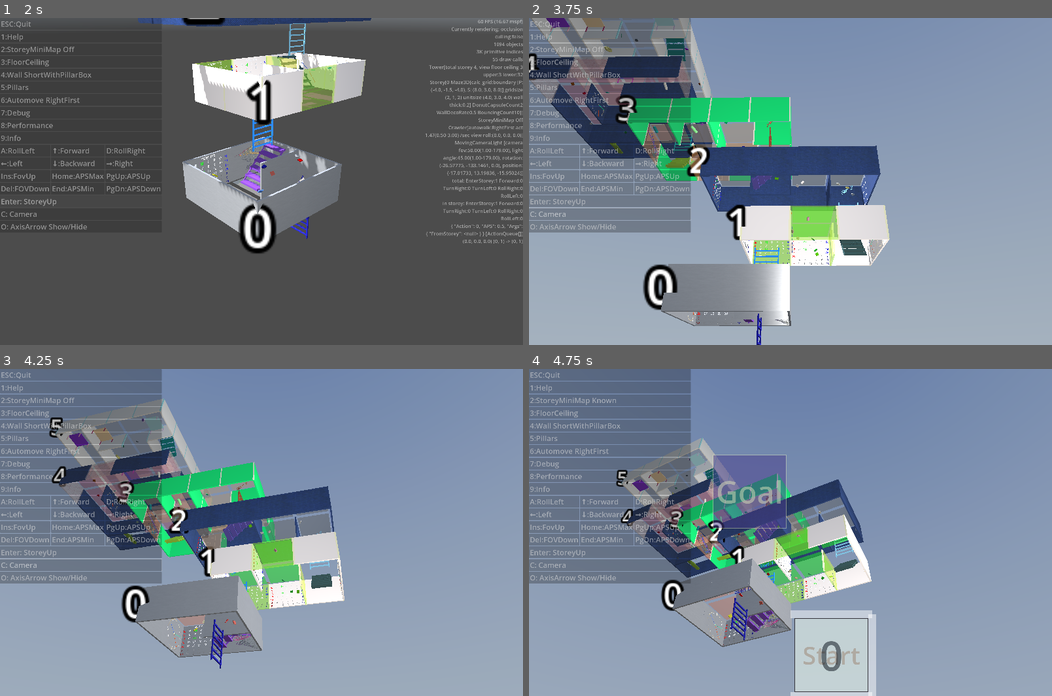
Above: before the commit, frames 1-4 (two rows, left to right).
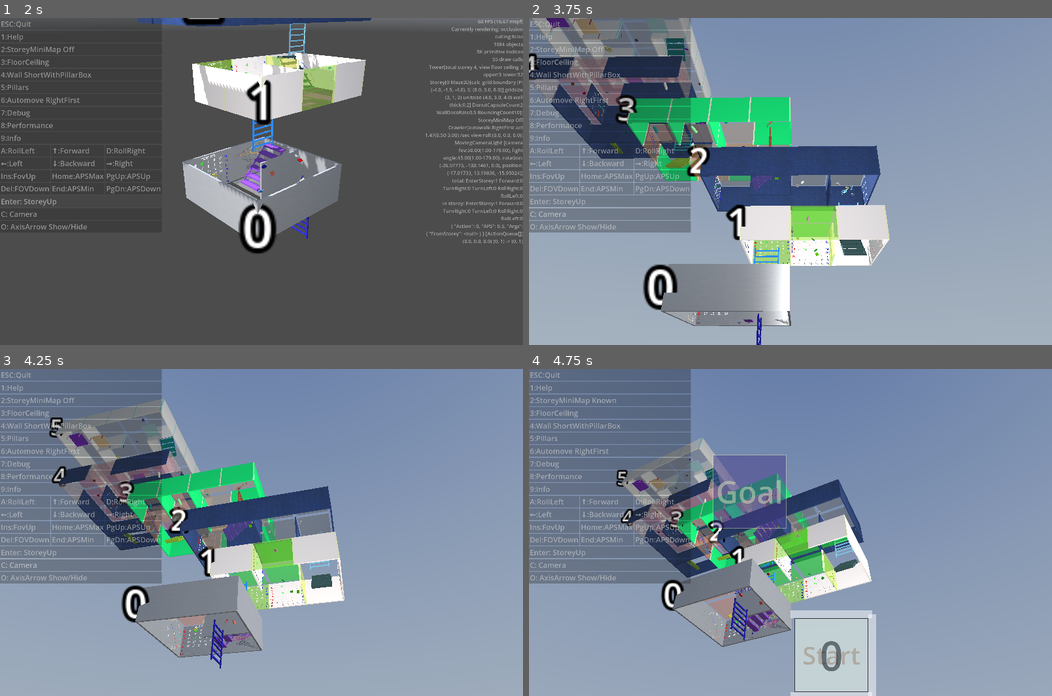
Above: after the commit, the same moments.

Repository: kasworld/gd4maze3d
Game: Godot game, scene res://main.tscn
Same seed, same stepped clock (60 frames per second), same inputs: the game is played once before the commit and once after it. A sky picture missing from this copy of the repository is replaced by a grey-blue gradient.
Inputs (mouse positions are in pixels of both pictures, inside the frame that each line leads up to):
- Up to frame 1 (2 s): click "Enter: StoreyUp" at 0.5 s; click "Enter: StoreyUp" at 1.25 s
- Up to frame 2 (3.75 s): tap Enter at 2 s; move the mouse to (905, 165) at 2.02 s; hold Right 2.03-2.78 s; tap Q at 2.1 s; click (905, 165) at 2.17 s; move the mouse to (685, 197) at 2.77 s; hold Down 2.78-3.53 s; tap E at 2.85 s; move the mouse to (842, 109) at 3.52 s; hold Right from 3.53 s (still down); tap 1 at 3.6 s
- Up to frame 3 (4.25 s): keep holding Right
- Up to frame 4 (4.75 s): move the mouse to (764, 597) at 4.27 s; release Right at 4.28 s; hold Up from 4.28 s (still down); tap 2 at 4.35 s; click (764, 597) at 4.42 s

Frame 1 is identical in both runs. In frame 2, 0.3% of the frame differs, in the area x 8-28%, y 0-20%; in frame 3, 0.2%; in frame 4, 0.2%.

Commit message:
rename to CalcAxisAlignInner

Diff:
--- a/lib/calc_grid_3d.gd
+++ b/lib/calc_grid_3d.gd
@@ -1,4 +1,15 @@
 class_name CalcGrid3D
+
+## axis : x:0, y:1, z:2, axis_sign : 1,0,-1
+static func CalcAxisAlignInner(aabb :AABB, inner_box_size :Vector3, axis :int, dir :int) -> float:
+	match dir:
+		-1: # align -
+			return aabb.position[axis] + inner_box_size[axis]/2
+		1: # align +
+			return aabb.end[axis] - inner_box_size[axis]/2
+		_: # align center
+			return aabb.get_center()[axis]
+
 
 var boundary :AABB
 var grid_size :Vector3i
--- a/storey/storey.gd
+++ b/storey/storey.gd
@@ -160,14 +160,19 @@
 
 func add_table4leg(posi_list :Array[Vector2i]) -> void:
 	var unit_size := maze3d.calc_grid.unit_size
-	for i in posi_list.size():
+	for posi in posi_list:
 		var t4l :Table4Leg = preload("res://table_4_leg/table_4_leg.tscn").instantiate()
 		t4l.init(
 			Vector3(unit_size.x/2,unit_size.y/50,unit_size.z/2),
 			Vector3(unit_size.x/50,unit_size.y/4,unit_size.z/50),
 			RandomColorIter.get_and_next(),RandomColorIter.get_and_next())
 		add_child(t4l)
-		t4l.position = maze3d.mazepos2storeypos(posi_list[i], -unit_size.y/2 + t4l.boundary.size.y/2)
+		var aabb := maze3d.calc_grid.cell_aabb_by_posi( Vector3i(posi.x, 0, posi.y) )
+		t4l.position = Vector3(
+			CalcGrid3D.CalcAxisAlignInner(aabb, t4l.boundary.size, 0, randi_range(-1,1) ),
+			CalcGrid3D.CalcAxisAlignInner(aabb, t4l.boundary.size, 1, -1 ),
+			CalcGrid3D.CalcAxisAlignInner(aabb, t4l.boundary.size, 2, randi_range(-1,1) )
+			)
 
 var bouncing_list :Array
 func add_bouncing(n :int, radius :float) -> void:
--- a/table_4_leg/table_4_leg.gd
+++ b/table_4_leg/table_4_leg.gd
@@ -28,15 +28,18 @@
 		var leg := make_box(leg_size,co_leg)
 		legs.append(leg)
 		add_child(leg)
-	legs[0].position = Vector3(calc_axis_align_inner(boundary, leg_size, 0, -1), calc_axis_align_inner(boundary, leg_size, 1, -1), calc_axis_align_inner(boundary, leg_size, 2, -1),)
-	legs[1].position = Vector3(calc_axis_align_inner(boundary, leg_size, 0, -1), calc_axis_align_inner(boundary, leg_size, 1, -1), calc_axis_align_inner(boundary, leg_size, 2, 1),)
-	legs[2].position = Vector3(calc_axis_align_inner(boundary, leg_size, 0, 1), calc_axis_align_inner(boundary, leg_size, 1, -1), calc_axis_align_inner(boundary, leg_size, 2, 1),)
-	legs[3].position = Vector3(calc_axis_align_inner(boundary, leg_size, 0, 1), calc_axis_align_inner(boundary, leg_size, 1, -1), calc_axis_align_inner(boundary, leg_size, 2, -1),)
+	legs[0].position = Vector3(CalcAxisAlignInner(boundary, leg_size, 0, -1), CalcAxisAlignInner(boundary, leg_size, 1, -1), CalcAxisAlignInner(boundary, leg_size, 2, -1),)
+	legs[1].position = Vector3(CalcAxisAlignInner(boundary, leg_size, 0, -1), CalcAxisAlignInner(boundary, leg_size, 1, -1), CalcAxisAlignInner(boundary, leg_size, 2, 1),)
+	legs[2].position = Vector3(CalcAxisAlignInner(boundary, leg_size, 0, 1), CalcAxisAlignInner(boundary, leg_size, 1, -1), CalcAxisAlignInner(boundary, leg_size, 2, 1),)
+	legs[3].position = Vector3(CalcAxisAlignInner(boundary, leg_size, 0, 1), CalcAxisAlignInner(boundary, leg_size, 1, -1), CalcAxisAlignInner(boundary, leg_size, 2, -1),)
 	return self
 
-## axis : x:0, y:1, z:2, axis_sign : 1,-1
-static func calc_axis_align_inner(aabb :AABB, inner_box_size :Vector3, axis :int, dir :int) -> float:
-	if dir > 0: # align +
-		return aabb.end[axis] - inner_box_size[axis]/2
-	else : # align -
-		return aabb.position[axis] + inner_box_size[axis]/2
+## axis : x:0, y:1, z:2, axis_sign : 1,0,-1
+static func CalcAxisAlignInner(aabb :AABB, inner_box_size :Vector3, axis :int, dir :int) -> float:
+	match dir:
+		-1: # align -
+			return aabb.position[axis] + inner_box_size[axis]/2
+		1: # align +
+			return aabb.end[axis] - inner_box_size[axis]/2
+		_: # align center
+			return aabb.get_center()[axis]
